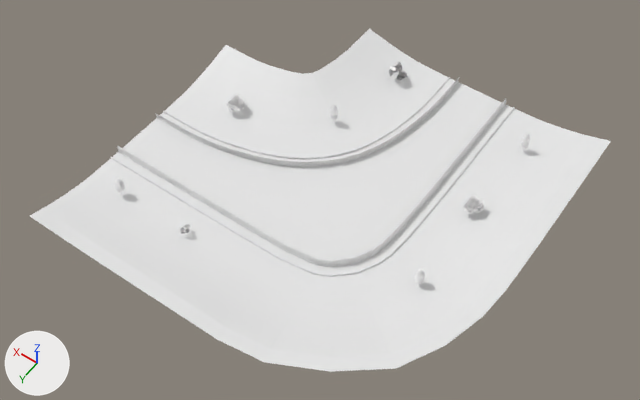
The OBJ model DX12App/Models/C-3-3-B.obj as it was, and as the next commit left it.
Before and after are seen from a camera (50 mm lens) standing at (15.0, 392.0, 1973.0) and looking at (910.0, -861.0, 4.0). The lights are fixed; the arrows at lower left show +X, +Y and +Z. Objects named as collision shapes, trigger or cutter boxes, shadow casters or lower levels of detail are left out. Where no turn or scale is listed for an object, it has been applied to the vertices.

The first picture shows 'Grass_Grass.002', 'Road_Road.002', 'Track_Track.005', 'Trees_Trees.002', 'Wirefence_Wirefence.002'.
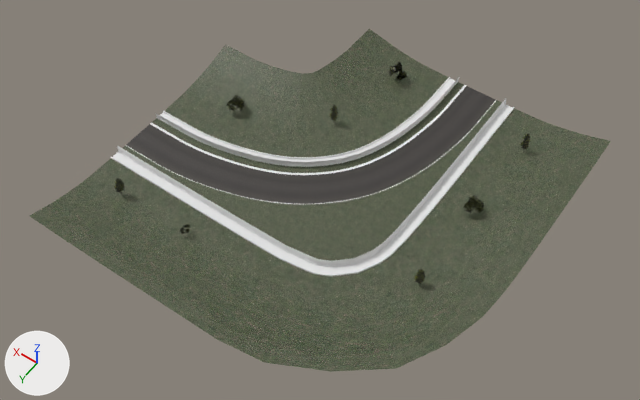
Where the change shows, as pixel boxes [x1, y1, x2, y2] in the pictures (640 x 400 px):
'Grass_Grass.002', surface changed (white to green)
    both: [30, 29, 611, 372]
'Road_Road.002', surface changed (white to grey)
    both: [126, 86, 496, 204]
'Trees_Trees.002', surface changed
    both: [114, 62, 531, 284]

What the commit changed:
Picture 'Trees-01.psd' (img_trees_01_psd) is new.
Picture 'Road-01.tga' (img_road_01_tga) is new.
Picture 'Grass-01.tga' (img_grass_01_tga) is new.
In material 'Grass-01.003' (mat_grass_01_003), base_color is no longer (0.8, 0.8, 0.8), white #e7e7e7.
In material 'Grass-01.003' (mat_grass_01_003), texture is now set to img_grass_01_tga.
In material 'Road-01.003' (mat_road_01_003), base_color is no longer (0.8, 0.8, 0.8), white #e7e7e7.
In material 'Road-01.003' (mat_road_01_003), texture is now set to img_road_01_tga.
In material 'Trees-01.001' (mat_trees_01_001), base_color is no longer (1.0, 1.0, 1.0), white #ffffff.
In material 'Trees-01.001' (mat_trees_01_001), texture is now set to img_trees_01_psd.
